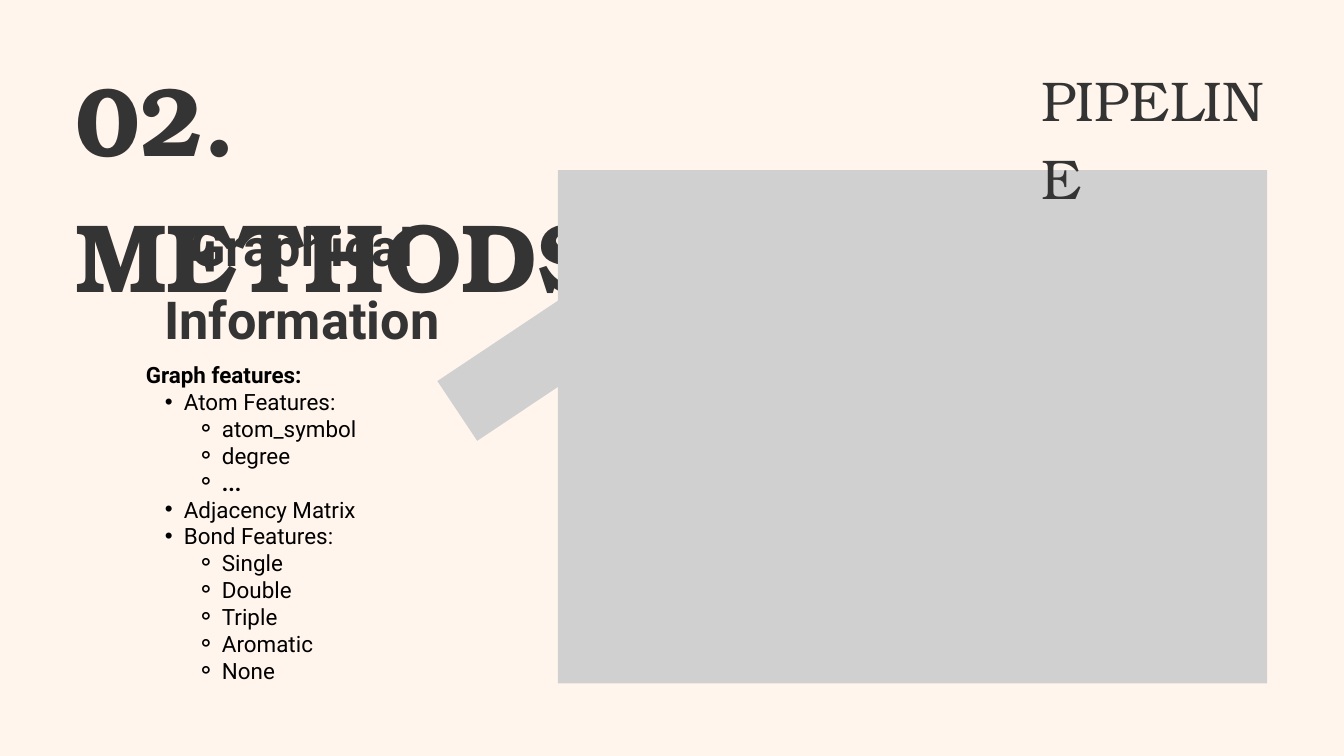
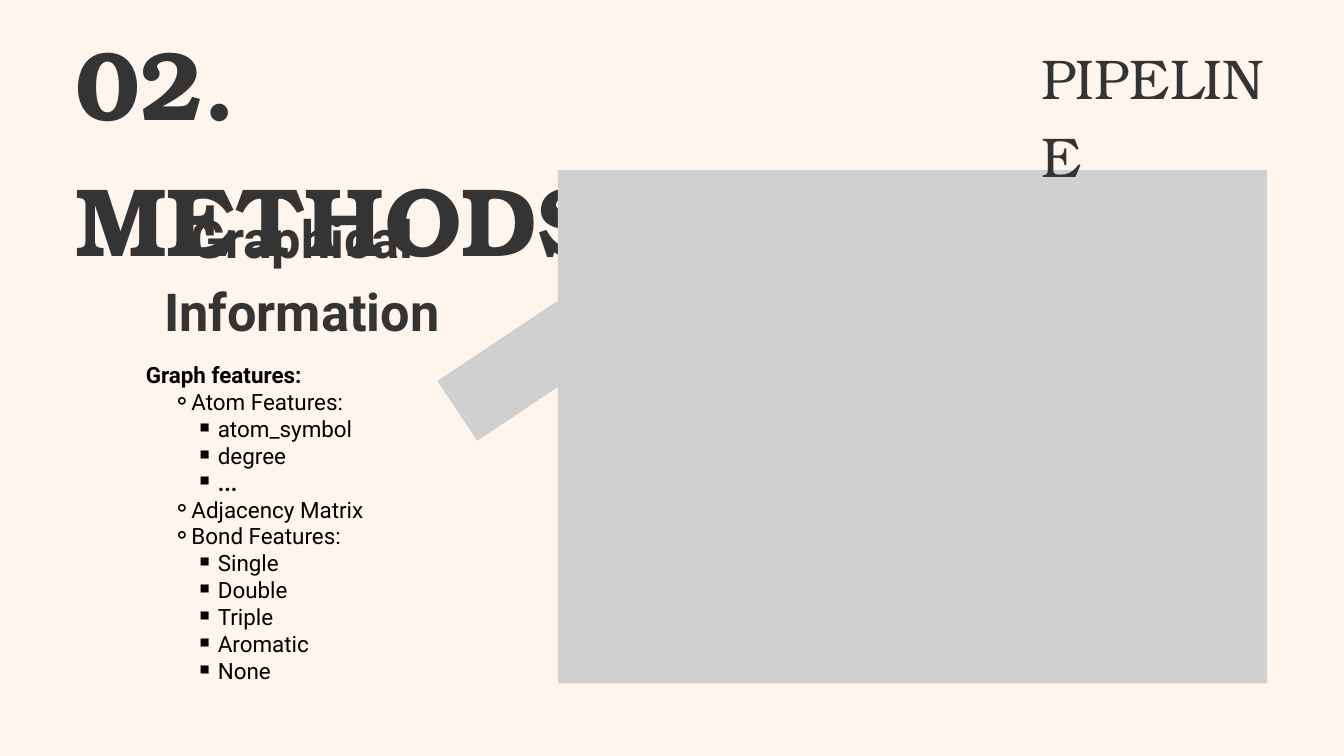
Before and after one commit to Github-Anderson/CS182-Project, a slide deck: slide 7 of presentation/17_final.pptx. Drawn at 1344x756 pixels with LibreOffice and Linux fonts; fonts in the diff are those of the drawing; grey boxes stand for pictures; background and template pictures are left out. Boxes give left, top, right and bottom in pixels: in the first picture for what was removed or moved away, otherwise in the second. Text is boxed around its words. In the diff, an @@ line names an element or a change of style, - is before the commit and + after.

```diff
--- a/presentation/17_final.pptx
+++ b/presentation/17_final.pptx
@@ text "02. METHODS": place and size @@
-text "02. METHODS" at [76, 88, 602, 318]
+text "02. METHODS" at [76, 52, 602, 283]
@@ text "PIPELINE" rewrapped from [1041, 54, 1268, 142] to [1041, 32, 1268, 143] @@
@@ text "Graphical Information": place and size @@
-text "Graphical Information" at [164, 218, 439, 340]
+text "Graphical Information" at [164, 210, 439, 332]
@@ text at [191, 394, 363, 680]: bullet • to ⚬; list level 2 to 3 in "Atom Features:"; bullet ⚬ to ￭; list level 3 to 4 in "atom_symbol"; list level 3 to 4 in "degree"; list level 3 to 4 in "..."; list level 2 to 3 in "Adjacency Matrix"; list level 2 to 3 in "Bond Features:"; list level 3 to 4 in "Single"; list level 3 to 4 in "Double"; list level 3 to 4 in "Triple"; list level 3 to 4 in "Aromatic"; list level 3 to 4 in "None" @@
```
Also in this commit, not shown: 9 other slides changed, 2 other files.
